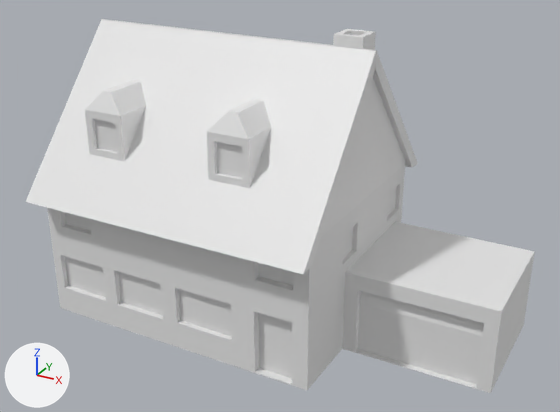
Before and after pictures for a commit that changed the Blender file SpieleProgSoSe2017/Assets/Meshes/TerrainObjects/blend/HouseWithGarage.blend.
Rendered twice from a camera (50 mm lens) standing at (17.4, -27.0, 18.7) and looking at (2.8, -0.5, 5.4). Lighting does not change. The marker at lower left points along +X, +Y and +Z.

In view in the first picture: 'Base', 'Chimney', 'GarageBase', 'Roof1', 'Roof2', 'Triangle1', 'WindowRoof', 'WindowRoof.001'.
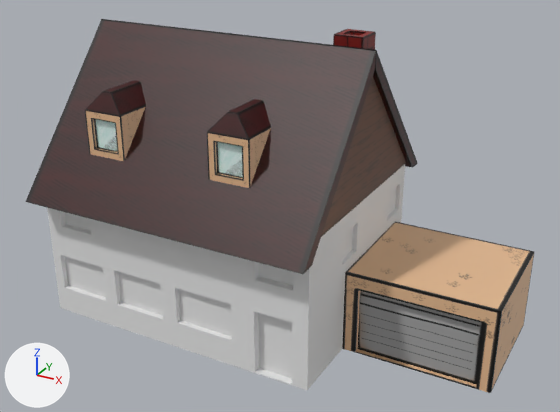
Pixel boxes (x1, y1, x2, y2) of what changed, in the pictures (560 x 412 px):
'Roof1', recoloured
    both: (26, 20, 376, 274)
'GarageBase', recoloured
    both: (342, 222, 535, 393)
'Triangle1', recoloured (grey to brown)
    both: (321, 77, 406, 237)
'WindowRoof.001', recoloured
    both: (207, 99, 271, 188)
'WindowRoof', recoloured
    both: (85, 80, 146, 161)
'Roof2', recoloured (grey to black)
    both: (101, 19, 418, 168)
'Chimney', recoloured (grey to brown)
    both: (333, 29, 376, 50)

The change, as a diff of the scene's bpy script:
```diff
--- a/SpieleProgSoSe2017/Assets/Meshes/TerrainObjects/blend/HouseWithGarage.blend.py
+++ b/SpieleProgSoSe2017/Assets/Meshes/TerrainObjects/blend/HouseWithGarage.blend.py
@@ img_untitled @@
+img_untitled = load_image('Untitled', 'Textures/HouseWithGarage/Roof1.png', 1024, 1024, 'sRGB')
@@ img_roof2 @@
+img_roof2 = load_image('Roof2', 'Textures/HouseWithGarage/Roof2.png', 1024, 1024, 'sRGB')
@@ img_triangle @@
+img_triangle = load_image('Triangle', 'Textures/HouseWithGarage/Triangle.png', 1024, 1024, 'sRGB')
@@ img_garage @@
+img_garage = load_image('Garage', 'Textures/HouseWithGarage/Garage.png', 1024, 1024, 'sRGB')
@@ img_chimney @@
+img_chimney = load_image('Chimney', 'Textures/HouseWithGarage/Chimney.png', 1024, 1024, 'sRGB')
@@ img_windowroof @@
+img_windowroof = load_image('WindowRoof', 'Textures/HouseWithGarage/WindowRoof.png', 1024, 1024, 'sRGB')
@@ mat_untitled @@
+mat_untitled = principled_material('Untitled')
+mat_untitled.texture = img_untitled
@@ mat_roof2 @@
+mat_roof2 = principled_material('Roof2')
+mat_roof2.texture = img_roof2
@@ mat_triangle @@
+mat_triangle = principled_material('Triangle')
+mat_triangle.texture = img_triangle
@@ mat_garage @@
+mat_garage = principled_material('Garage')
+mat_garage.texture = img_garage
@@ mat_chimney @@
+mat_chimney = principled_material('Chimney')
+mat_chimney.texture = img_chimney
@@ mat_windowroof @@
+mat_windowroof = principled_material('WindowRoof')
+mat_windowroof.texture = img_windowroof
@@ me_cube_008 @@
 me_cube_008.from_pydata(...)  # 20 vertices, 18 faces; spans x -0.72..0.72, y 0.42..2.73, z -1.67..0.47
+me_cube_008.materials.append(mat_windowroof)  # picture img_windowroof
@@ me_cube_007 @@
 me_cube_007.from_pydata(...)  # 20 vertices, 18 faces; spans x -0.72..0.72, y 0.42..2.73, z -1.67..0.47
+me_cube_007.materials.append(mat_windowroof)  # picture img_windowroof
@@ me_cube_006 @@
 me_cube_006.from_pydata(...)  # 16 vertices, 14 faces; spans x -0.5..0.5, y -0.71..0.29, z -1.21..1.21
+me_cube_006.materials.append(mat_chimney)  # picture img_chimney
@@ me_cube_005 @@
 me_cube_005.from_pydata(...)  # 41 vertices, 30 faces; spans x -1.0..1.0, y -1.0..1.0, z -1.0..1.0
+me_cube_005.materials.append(mat_garage)  # picture img_garage
@@ me_cube_003 @@
 me_cube_003.from_pydata(...)  # 8 vertices, 6 faces; spans x 4.3..4.97, y -1.04..1.04, z -1.48..2.86
+me_cube_003.materials.append(mat_triangle)  # picture img_triangle
@@ me_cube_002 @@
 me_cube_002.from_pydata(...)  # 8 vertices, 6 faces; spans x -3.36..6.93, y -0.01..4.57, z -1.97..3.05
+me_cube_002.materials.append(mat_roof2)  # picture img_roof2
@@ me_cube_001 @@
 me_cube_001.from_pydata(...)  # 8 vertices, 6 faces; spans x -1.0..1.0, y -4.17..1.14, z -1.9..2.54
+me_cube_001.materials.append(mat_untitled)  # picture img_untitled
```
